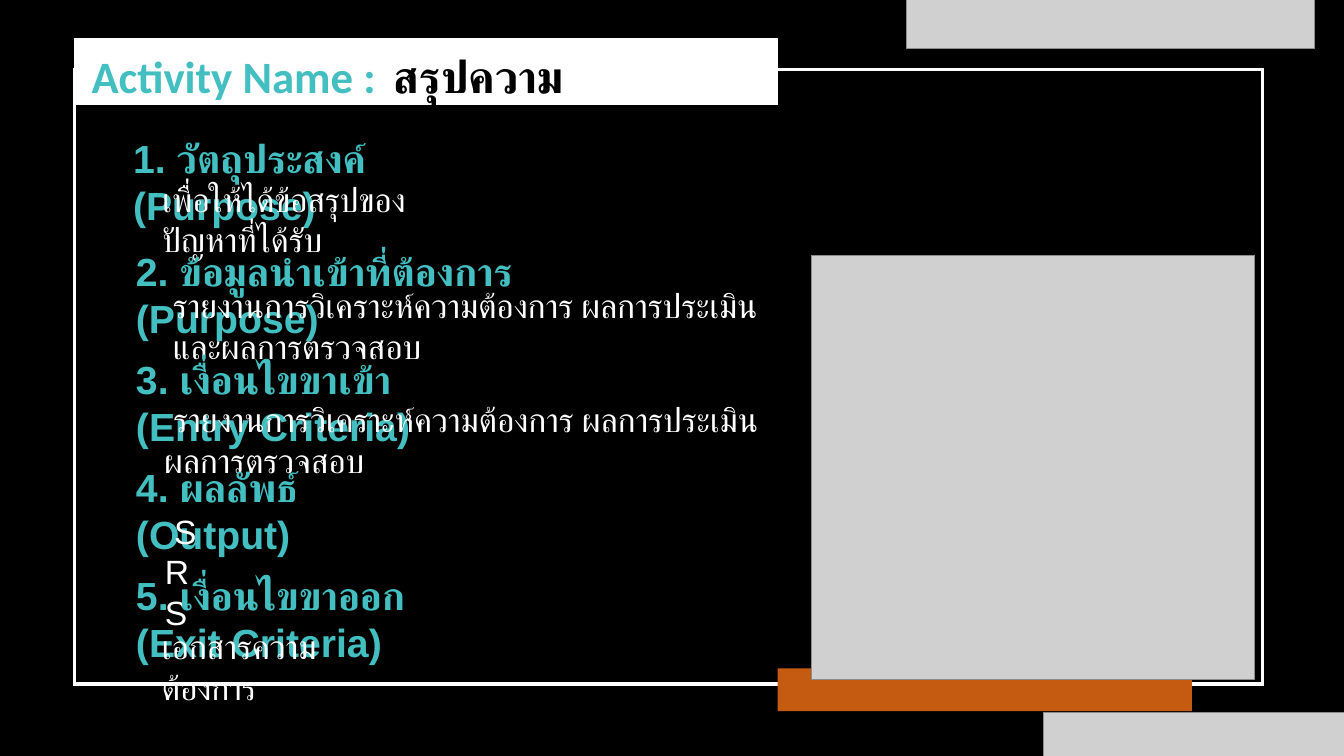
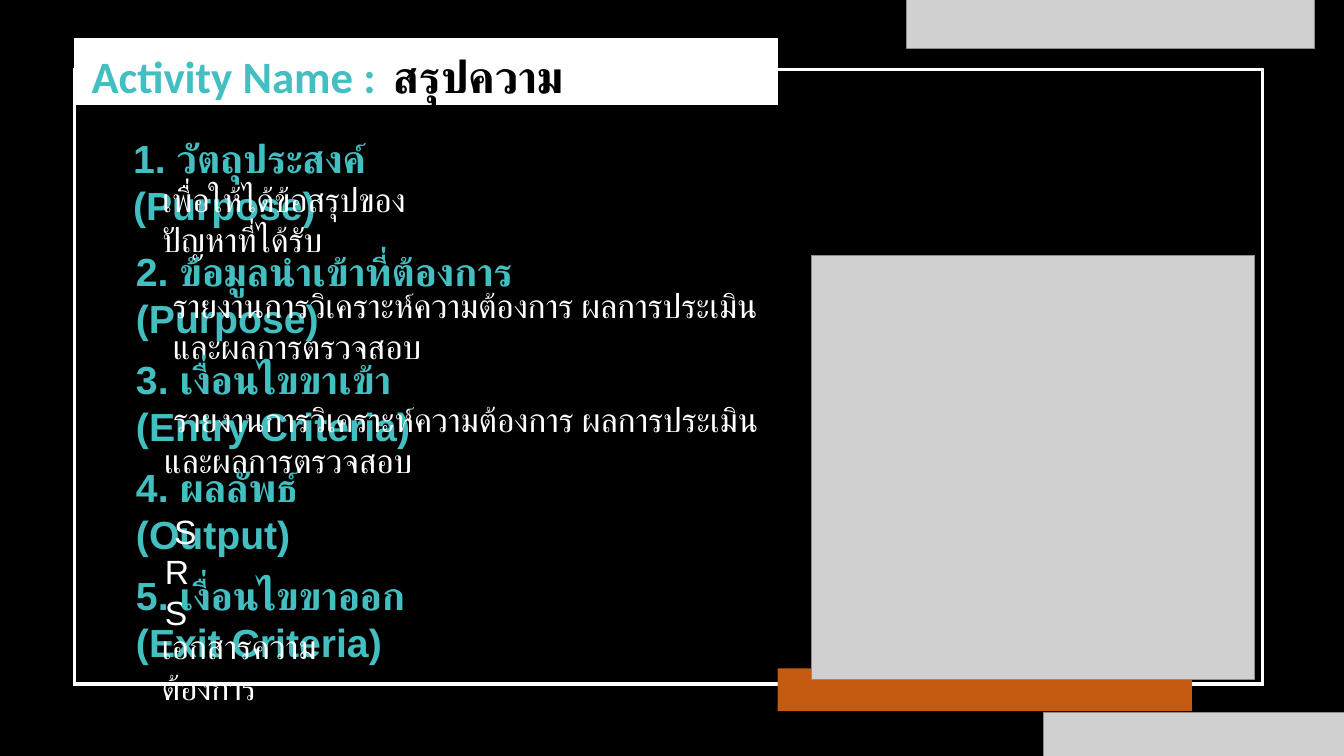
Before and after one commit to wirat0155/team4, a slide deck: slide 20 of แผนกลยุทธ์/V.1.3.1 [2021-07-17] แผนกลยุทธ์การพัฒนาซอฟต์แวร์.pptx. Drawn at 1344x756 pixels with LibreOffice and Linux fonts; fonts in the diff are those of the drawing; grey boxes stand for pictures. Boxes give left, top, right and bottom in pixels: in the first picture for what was removed or moved away, otherwise in the second. Text is boxed around its words. In the diff, an @@ line names an element or a change of style, - is before the commit and + after.

```diff
--- a/แผนกลยุทธ์/V.1.3.1 [2021-07-17] แผนกลยุทธ์การพัฒนาซอฟต์แวร์.pptx
+++ b/แผนกลยุทธ์/V.1.3.1 [2021-07-17] แผนกลยุทธ์การพัฒนาซอฟต์แวร์.pptx
@@ text at box(164, 407, 758, 482): text changed @@
-รายงานการวิเคราะห์ความต้องการ ผลการประเมิน ผลการตรวจสอบ
+รายงานการวิเคราะห์ความต้องการ ผลการประเมิน และผลการตรวจสอบ
```
Also in this commit, not shown: 13 other slides changed, 2 other files.
